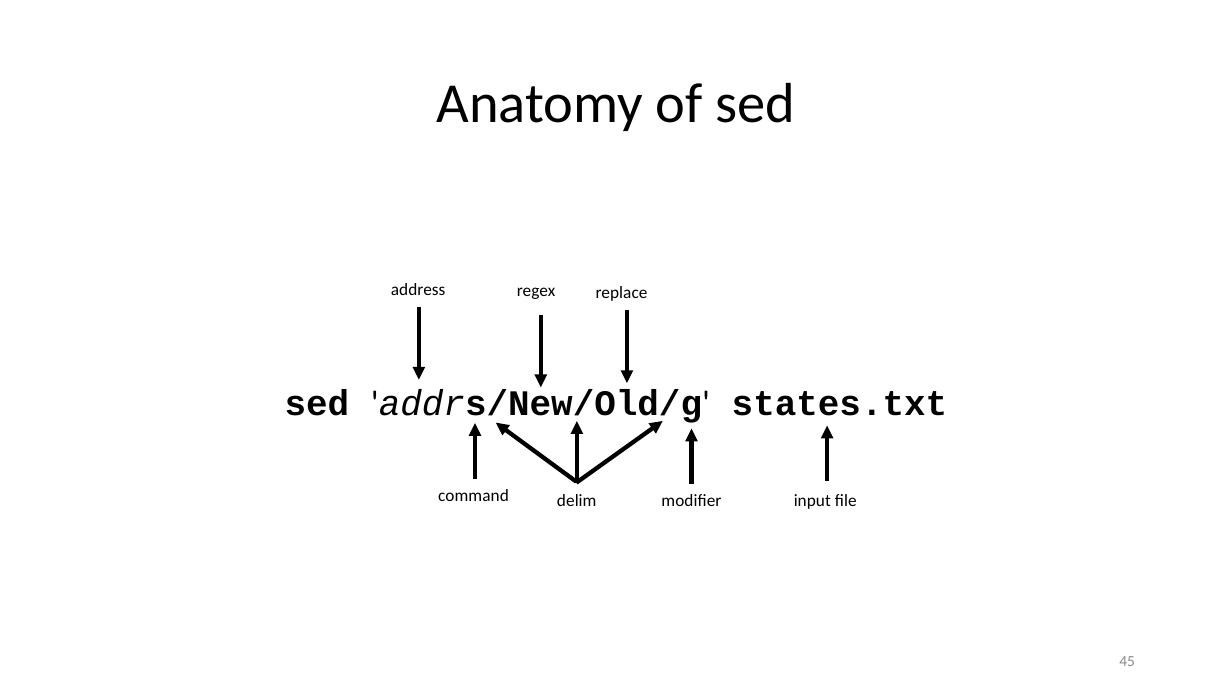
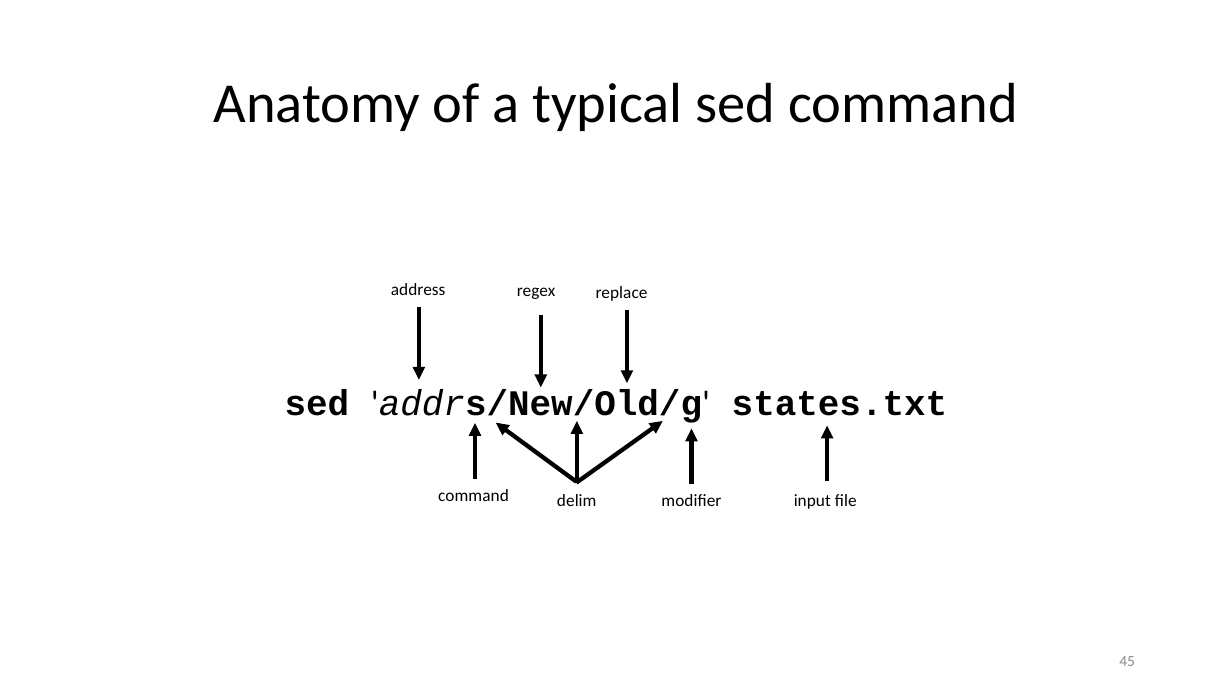
Before and after one commit to ketancmaheshwari/lisa19, a slide deck: slide 45 of lpt_LISA.pptx. Drawn at 1232x693 pixels with LibreOffice and Linux fonts; fonts in the diff are those of the drawing. Boxes give left, top, right and bottom in pixels: in the first picture for what was removed or moved away, otherwise in the second. Text is boxed around its words. In the diff, an @@ line names an element or a change of style, - is before the commit and + after.

```diff
--- a/lpt_LISA.pptx
+++ b/lpt_LISA.pptx
@@ title at (214,82,1018,131): text changed @@
-Anatomy of sed
+Anatomy of a typical sed command
```
Also in this commit, not shown: 3 other slides changed, 6 slides added, 1 other file.
